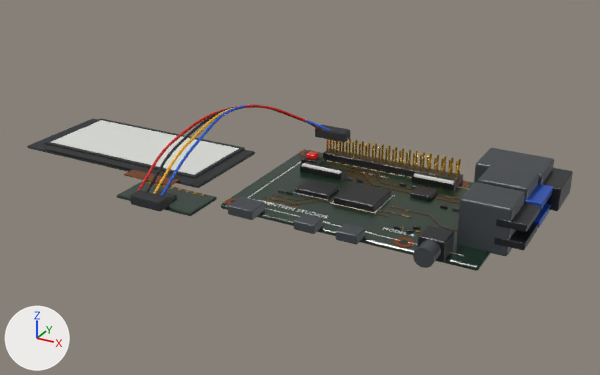
Two versions of the glTF model public/models/raspberry-pi-eink-assembly.glb, one commit apart.
The view is the same before and after, from a 50 mm camera at (0.0961, -0.2268, 0.2172) aimed at (-0.0268, -0.0033, 0.1055). Arrows for +X, +Y and +Z are at lower left; the lights stay in place. The picture after the commit comes second. Where no turn or scale is listed for an object, it has been applied to the vertices. Vertices at exactly the same position are counted once.

Names of what the first picture shows: 'CPU_Broadcom_BCM2711', 'Dual_USB2_Stack', 'Dual_USB3_Stack', 'EInk_Display_Backplate', 'EInk_Paper_Panel', 'EInk_SPI_Controller_PCB', 'EInk_SPI_Plug', 'GPIO_40_Pin_Header_Base', 'GPIO_SPI_Plug', 'Gigabit_Ethernet_RJ45', 'PCB_RaspberryPi4_ModelB_85x56mm', 'PCB_Top_Soldermask', 'RJ45_Cavity', 'SPI_Wire_1_3V3', 'SPI_Wire_2_GND', 'SPI_Wire_3_SCLK', 'SPI_Wire_4_MOSI' and 37 more.
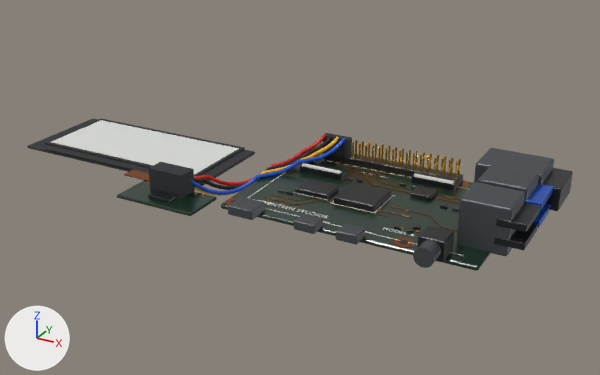
Diff of the bpy script that builds the scene:
```diff
--- a/public/models/raspberry-pi-eink-assembly.glb.py
+++ b/public/models/raspberry-pi-eink-assembly.glb.py
@@ me_cube_206 @@
-me_cube_206.from_pydata(...)  # 56 vertices, 108 faces; spans x -0.006..0.006, y -0.0025..0.0025, z -0.00175..0.00175
+me_cube_206.from_pydata(...)  # 8 vertices, 12 faces; spans x -0.0693..-0.056, y -0.0292..-0.0227, z 0.1054..0.1134
+# me_cube_206 part 1: 56 vertices removed from x -0.006..0.006, y -0.0025..0.0025, z -0.00175..0.00175
+# me_cube_206 part 2: 8 vertices added at x -0.0693..-0.056, y -0.0292..-0.0227, z 0.1054..0.1134, forming a box
 me_cube_206.materials.append(mat_eink_matte_bezel)
@@ me_cube_207 @@
-me_cube_207.from_pydata(...)  # 56 vertices, 108 faces; spans x -0.006..0.006, y -0.0025..0.0025, z -0.00175..0.00175
+me_cube_207.from_pydata(...)  # 8 vertices, 12 faces; spans x -0.0314..-0.0212, y 0.0218..0.0246, z 0.1082..0.1152
+# me_cube_207 part 3: 56 vertices removed from x -0.006..0.006, y -0.0025..0.0025, z -0.00175..0.00175
+# me_cube_207 part 4: 8 vertices added at x -0.0314..-0.0212, y 0.0218..0.0246, z 0.1082..0.1152, forming a box
 me_cube_207.materials.append(mat_eink_matte_bezel)
@@ me_spi_wire_1_3v3data_002 @@
-me_spi_wire_1_3v3data_002.from_pydata(...)  # 490 vertices, 960 faces; spans x -0.07..-0.0297, y -0.0368..0.0242, z 0.1061..0.1285
+me_spi_wire_1_3v3data_002.from_pydata(...)  # 600 vertices, 1196 faces; spans x -0.0679..-0.0295, y -0.0265..0.0237, z 0.1014..0.1156
+# me_spi_wire_1_3v3data_002 part 5: 490 vertices removed from x -0.07..-0.0297, y -0.0368..0.0242, z 0.1061..0.1285; 600 vertices added at x -0.0679..-0.0295, y -0.0265..0.0237, z 0.1014..0.1156
 me_spi_wire_1_3v3data_002.materials.append(mat_spi_wire_red)
@@ me_spi_wire_2_gnddata_002 @@
-me_spi_wire_2_gnddata_002.from_pydata(...)  # 490 vertices, 960 faces; spans x -0.0669..-0.0272, y -0.0368..0.0242, z 0.1061..0.1285
+me_spi_wire_2_gnddata_002.from_pydata(...)  # 600 vertices, 1196 faces; spans x -0.0648..-0.027, y -0.0265..0.0237, z 0.1013..0.1156
+# me_spi_wire_2_gnddata_002 part 6: 490 vertices removed from x -0.0669..-0.0272, y -0.0368..0.0242, z 0.1061..0.1285; 600 vertices added at x -0.0648..-0.027, y -0.0265..0.0237, z 0.1013..0.1156
 me_spi_wire_2_gnddata_002.materials.append(mat_spi_wire_black)
@@ me_spi_wire_3_sclkdata_002 @@
-me_spi_wire_3_sclkdata_002.from_pydata(...)  # 490 vertices, 960 faces; spans x -0.0638..-0.0247, y -0.0368..0.0242, z 0.1061..0.1285
+me_spi_wire_3_sclkdata_002.from_pydata(...)  # 600 vertices, 1196 faces; spans x -0.0617..-0.0244, y -0.0265..0.0237, z 0.1009..0.1156
+# me_spi_wire_3_sclkdata_002 part 7: 490 vertices removed from x -0.0638..-0.0247, y -0.0368..0.0242, z 0.1061..0.1285; 600 vertices added at x -0.0617..-0.0244, y -0.0265..0.0237, z 0.1009..0.1156
 me_spi_wire_3_sclkdata_002.materials.append(mat_spi_wire_yellow)
@@ me_spi_wire_4_mosidata_002 @@
-me_spi_wire_4_mosidata_002.from_pydata(...)  # 490 vertices, 960 faces; spans x -0.0607..-0.0223, y -0.0368..0.0243, z 0.1061..0.1285
+me_spi_wire_4_mosidata_002.from_pydata(...)  # 600 vertices, 1196 faces; spans x -0.0586..-0.0219, y -0.0265..0.0237, z 0.1022..0.1156
+# me_spi_wire_4_mosidata_002 part 8: 490 vertices removed from x -0.0607..-0.0223, y -0.0368..0.0243, z 0.1061..0.1285; 600 vertices added at x -0.0586..-0.0219, y -0.0265..0.0237, z 0.1022..0.1156
 me_spi_wire_4_mosidata_002.materials.append(mat_spi_wire_blue)
@@ ob_eink_spi_plug @@
 ob_eink_spi_plug = bpy.data.objects.new('EInk_SPI_Plug', me_cube_206)
-ob_eink_spi_plug.location = (-0.062, -0.0385, 0.107)
+ob_eink_spi_plug.location = (0.0, 0.0, 0.0)
@@ ob_gpio_spi_plug @@
 ob_gpio_spi_plug = bpy.data.objects.new('GPIO_SPI_Plug', me_cube_207)
-ob_gpio_spi_plug.location = (-0.0285, 0.0238, 0.1158)
+ob_gpio_spi_plug.location = (0.0, 0.0, 0.0)
```

Boxes (x1, y1, x2, y2) around the edits, measured in the pictures (600 x 375 px):
'EInk_SPI_Plug', reshaped, moved (18% wider, 61% taller)
    before: (130, 190, 169, 212)
    after: (149, 162, 195, 198)
'SPI_Wire_4_MOSI', reshaped (18% narrower, 38% shorter)
    before: (161, 104, 348, 196)
    after: (191, 138, 345, 195)
'SPI_Wire_1_3V3', reshaped
    before: (136, 105, 318, 192)
    after: (194, 134, 326, 186)
'SPI_Wire_2_GND', reshaped
    before: (146, 105, 322, 192)
    after: (194, 135, 332, 190)
'GPIO_SPI_Plug', reshaped, moved (17% narrower, 44% taller)
    before: (315, 125, 350, 142)
    after: (323, 133, 352, 158)
'SPI_Wire_3_SCLK', reshaped (15% narrower, 33% shorter)
    before: (153, 105, 324, 194)
    after: (194, 137, 339, 196)
part 1 of me_cube_206, deleted (black)
    before: (130, 190, 169, 212)
part 2 of me_cube_206, added (black)
    after: (149, 162, 195, 198)
part 3 of me_cube_207, deleted (black)
    before: (315, 125, 350, 142)
part 4 of me_cube_207, added
    after: (323, 133, 352, 158)
